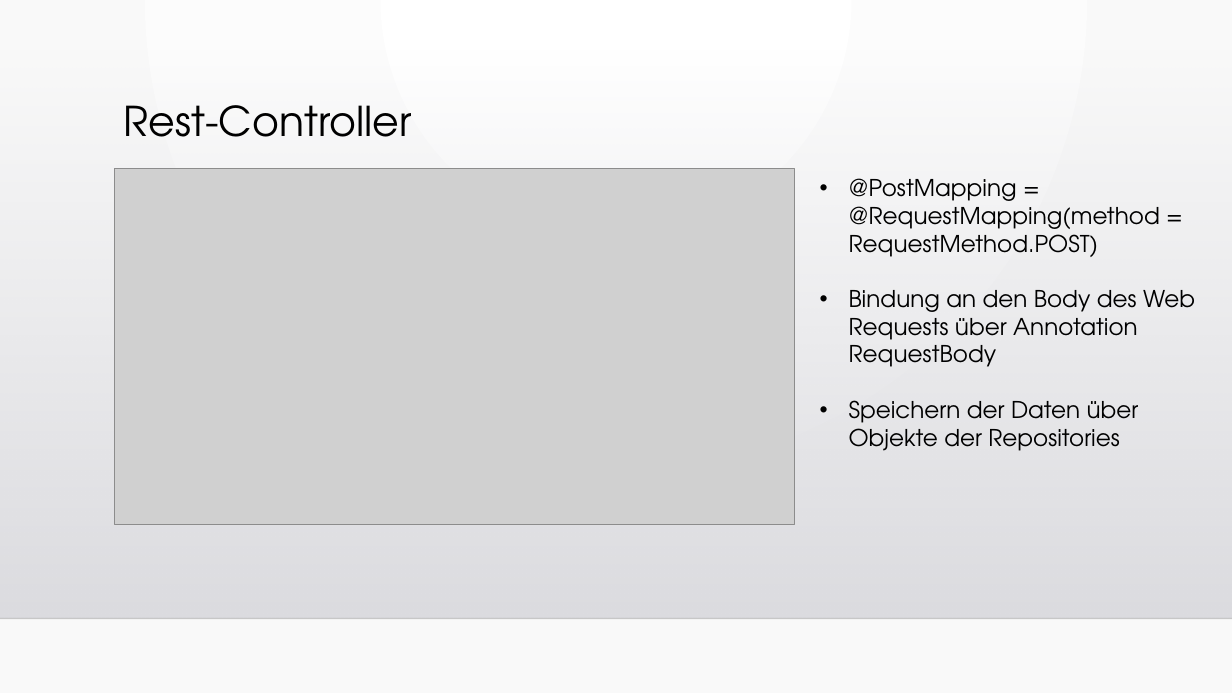
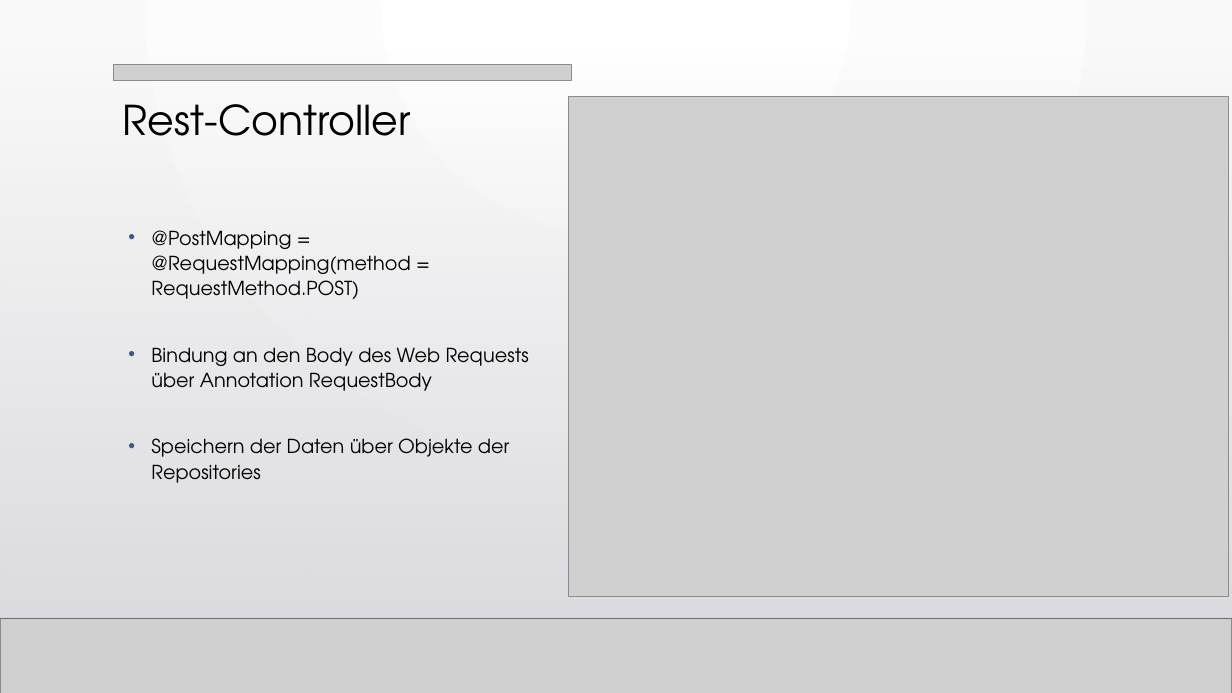
Before and after one commit to WebEngineering18/Pr-sentation, a slide deck: slide 28 of Fragebogen zum Status der Bauqualität.pptx (slide 29 before the commit). Drawn at 1232x693 pixels with LibreOffice and Linux fonts; fonts in the diff are those of the drawing; grey boxes stand for pictures; background and template pictures are left out. Boxes give left, top, right and bottom in pixels: in the first picture for what was removed or moved away, otherwise in the second. Text is boxed around its words. In the diff, an @@ line names an element or a change of style, - is before the commit and + after.

Commit message:
Bild bei Rest-Controller geändert

```diff
--- a/Fragebogen zum Status der Bauqualität.pptx
+++ b/Fragebogen zum Status der Bauqualität.pptx
@@ rectangle added at [0,0,1232,693], fill gradient #FFFFFF to #FAFAFA @@
@@ rectangle added at [0,47,1232,618], fill gradient #DCDCE0 to #DEDEE2 @@
@@ picture added at [114,65,571,80] @@
@@ picture added at [568,96,1229,596] @@
@@ picture removed at [115,169,795,524] @@
@@ text "@PostMapping = @RequestMapping(method = RequestMethod.POST)": place and size @@
-text "@PostMapping = @RequestMapping(method = RequestMethod.POST)" at [849,178,1195,451]
+text "@PostMapping = @RequestMapping(method = RequestMethod.POST)" at [151,230,529,483]
@@ text "@PostMapping = @RequestMapping(method = RequestMethod.POST)" at [151,230,529,483]: size 18 to 15 pt; indent changed; line spacing 1 to 1.1; more space between paragraphs @@
@@ picture added at [0,618,1232,693] @@
@@ line added from (0, 618) to (1232, 618), #000001 1 pt @@
```
Also in this commit, not shown: 1 slide removed, 1 other file.
